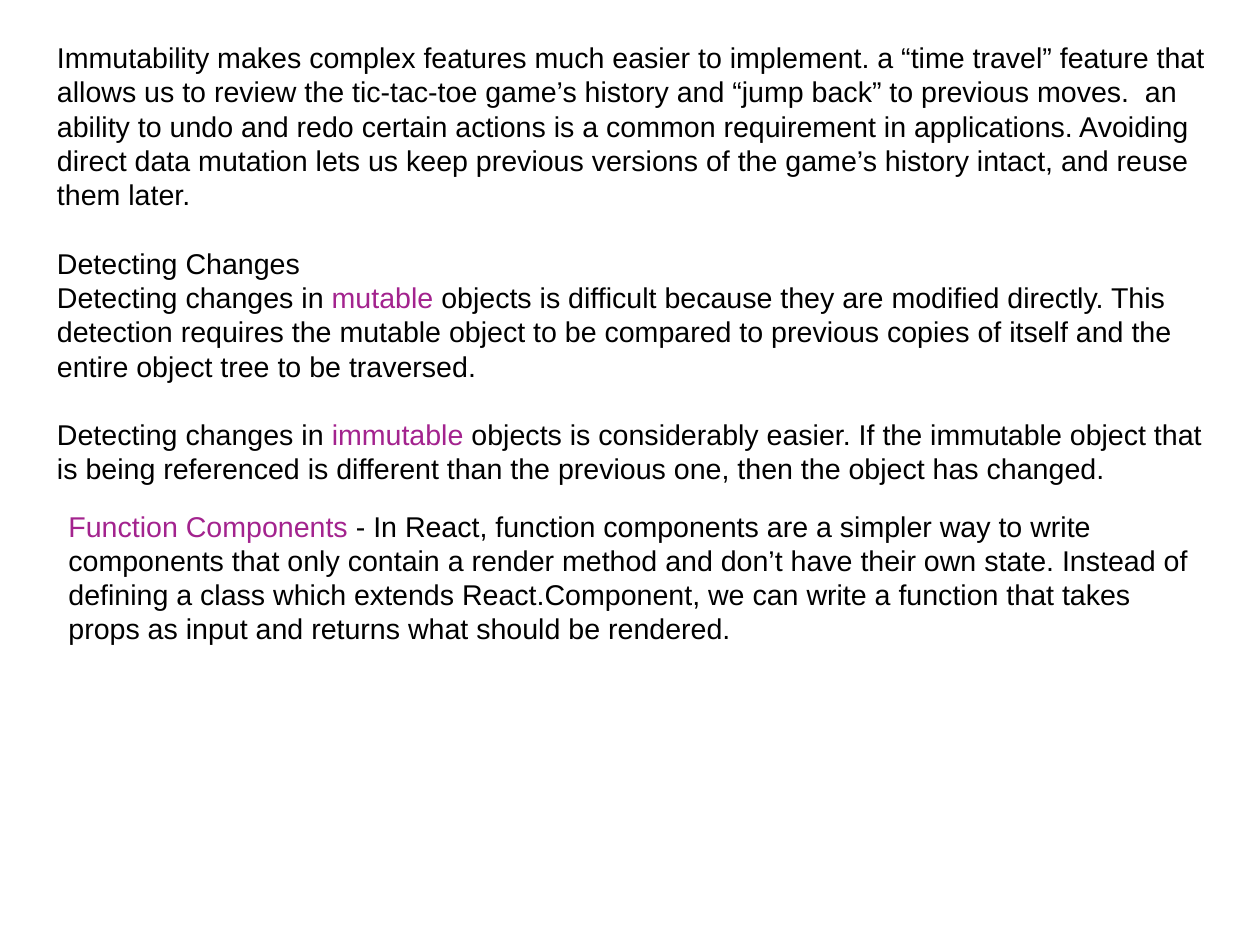
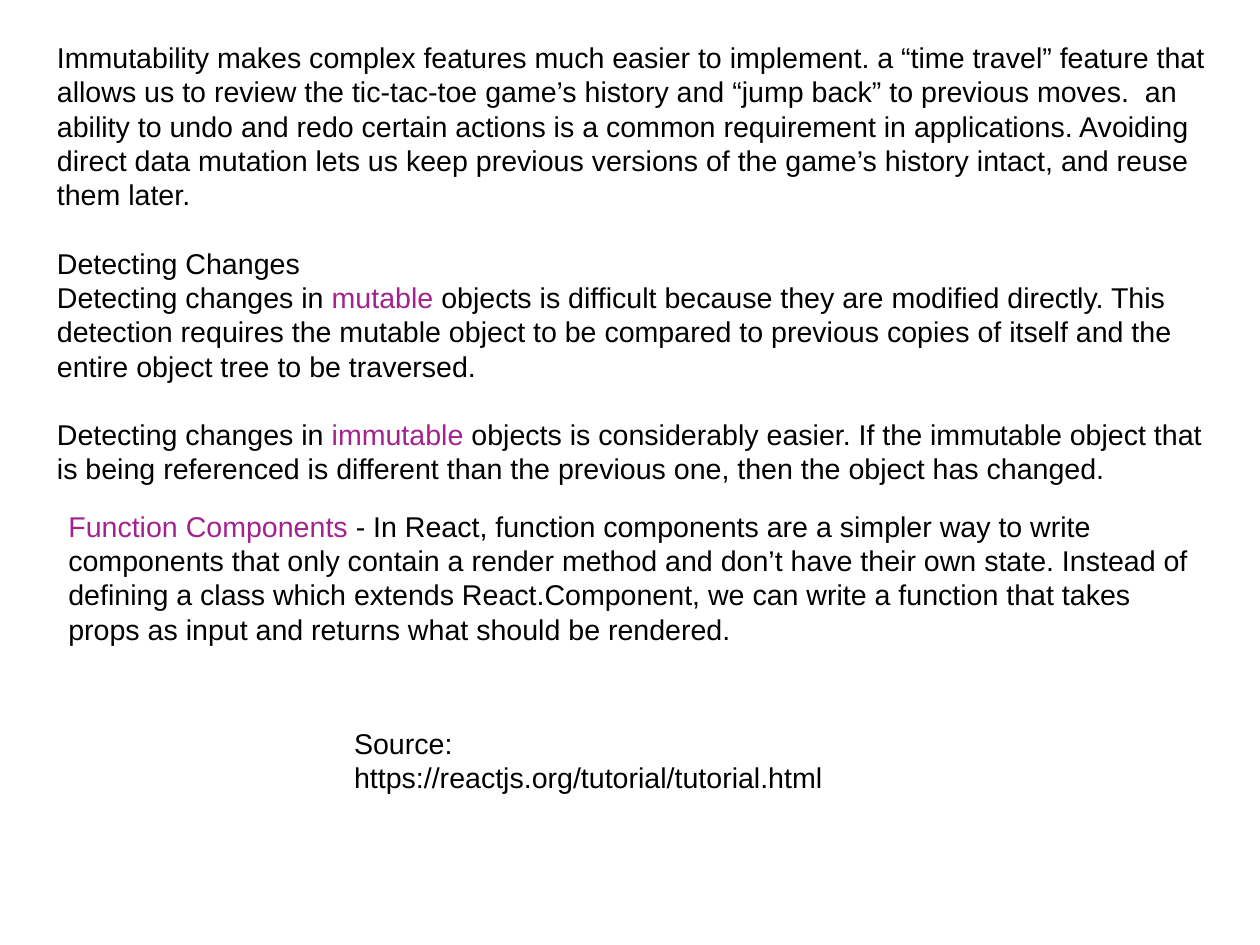
Before and after one commit to yogeshwar1996/ReactJS, a slide deck: slide 5 of LearnReact.pptx. Drawn at 1260x945 pixels with LibreOffice and Linux fonts; fonts in the diff are those of the drawing; background and template pictures are left out. Boxes give left, top, right and bottom in pixels: in the first picture for what was removed or moved away, otherwise in the second. Text is boxed around its words. In the diff, an @@ line names an element or a change of style, - is before the commit and + after.

Commit message:
What is ReactJS Why should I use ReactJS

```diff
--- a/LearnReact.pptx
+++ b/LearnReact.pptx
@@ text added at (x1=354, y1=734, x2=822, y2=794), 18 pt, text #000000 @@
+Source: https://reactjs.org/tutorial/tutorial.html
```
Also in this commit, not shown: 2 other slides changed, 2 slides added, 1 slide removed.
